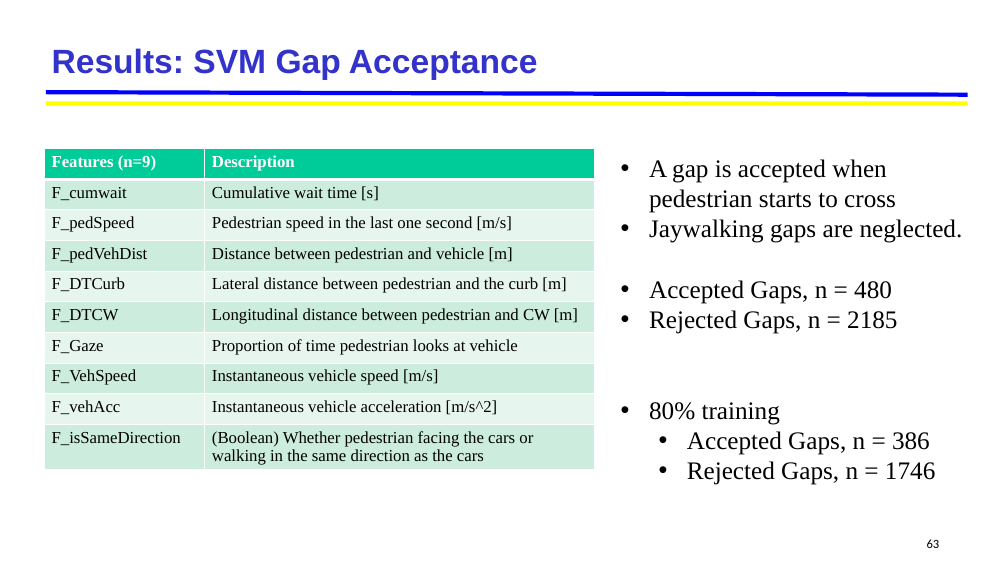
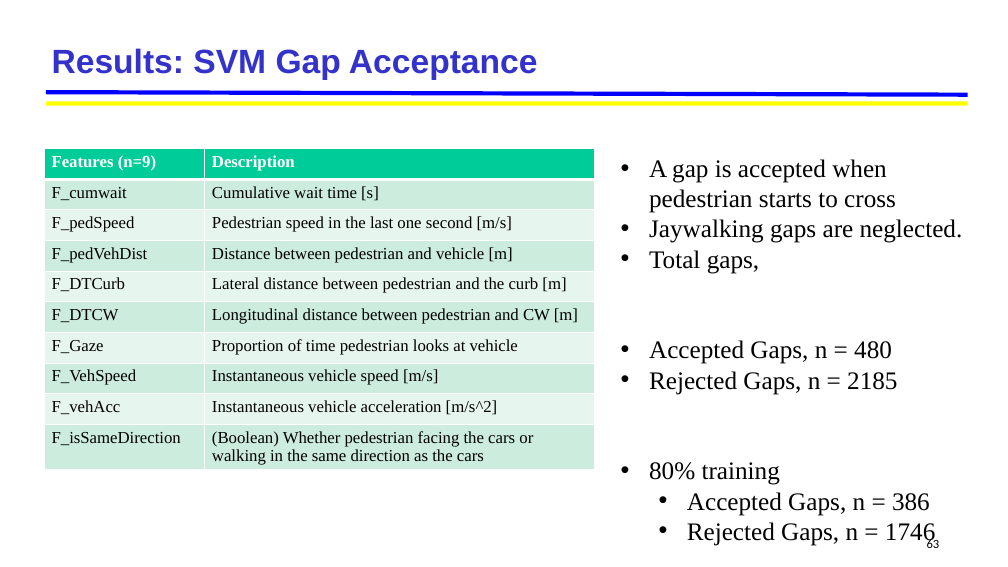
Before and after one commit to jskumaar/pedestrianHybridModel, a slide deck: slide 63 of Pedestrian_Hybrid_Model [Autosaved].pptx. Drawn at 1008x567 pixels with LibreOffice and Linux fonts; fonts in the diff are those of the drawing; background and template pictures are left out. Boxes give left, top, right and bottom in pixels: in the first picture for what was removed or moved away, otherwise in the second. Text is boxed around its words. In the diff, an @@ line names an element or a change of style, - is before the commit and + after.

```diff
--- a/Pedestrian_Hybrid_Model [Autosaved].pptx
+++ b/Pedestrian_Hybrid_Model [Autosaved].pptx
@@ text at <box>649,250,759,274</box>: paragraph added @@
+• Total gaps,
```
Also in this commit, not shown: 5 other slides changed, 8 slides added, 1 slide removed, 58 other files.
